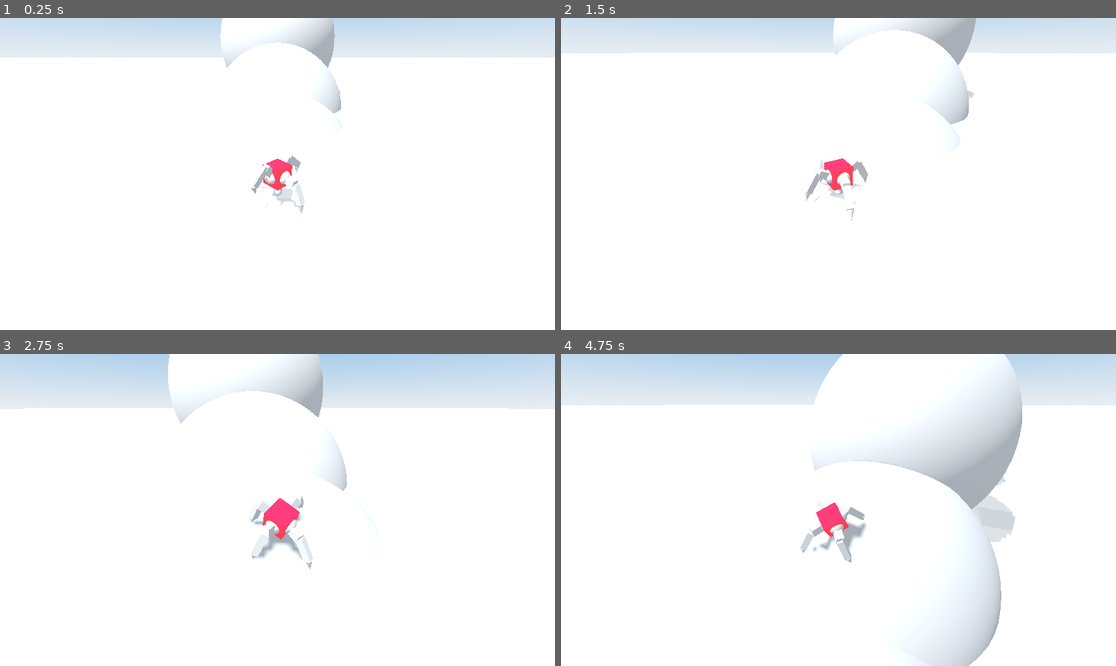
Above: before the commit, frames 1-4 (two rows, left to right).
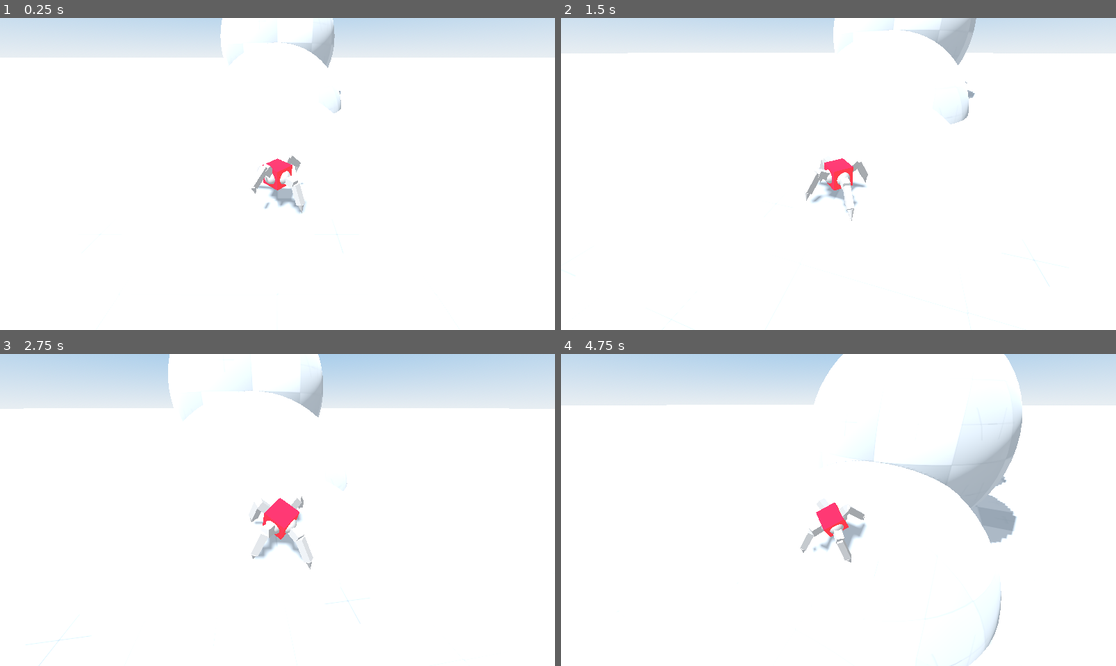
Above: after the commit, the same moments.

Repository: nickyvanurk/game-prototypes
Game: Godot game, scene res://main.tscn
The game is run twice, just before and just after one commit, with the same random seed, the same clock (stepped at 60 frames per second) and the same inputs.
Inputs (mouse positions are in pixels of both pictures, inside the frame that each line leads up to):
- Up to frame 1 (0.25 s): no input
- Up to frame 2 (1.5 s): move the mouse to (866, 174) at 0.52 s; hold Mouse wheel down (zoom_in) 0.53-1.28 s; hold W (move_forward) from 0.53 s (still down); move the mouse to (810, 174) at 1.27 s; tap Mouse wheel up (zoom_out) at 1.35 s
- Up to frame 3 (2.75 s): keep holding W (move_forward); move the mouse to (288, 503) at 2.02 s; hold Mouse wheel down (zoom_in) from 2.03 s (still down)
- Up to frame 4 (4.75 s): keep holding W (move_forward); move the mouse to (832, 516) at 2.77 s; release Mouse wheel down (zoom_in) at 2.78 s; tap Mouse wheel up (zoom_out) at 2.85, 4.35 s; move the mouse to (877, 513) at 3.52 s; hold Mouse wheel down (zoom_in) 3.53-4.28 s; move the mouse to (794, 506) at 4.27 s

The runs differ from the first frame. In frame 1, 1.0% of the frame differs, in the area x 40-62%, y 0-76%; in frame 2, 1.1%; in frame 3, 1.1%; in frame 4, 5.8%, in the area x 45-84%, y 3-100%.

Commit message:
Improve environment - player contrast

Diff:
--- a/procedural-animation/assets/blocks/light/light.tres
+++ b/procedural-animation/assets/blocks/light/light.tres
@@ -4,5 +4,6 @@
 
 [resource]
 albedo_texture = ExtResource("1")
+metallic = 0.6
 uv1_scale = Vector3(0.5, 0.5, 0.5)
 uv1_triplanar = true
--- a/procedural-animation/player/player.tscn
+++ b/procedural-animation/player/player.tscn
@@ -70,4 +70,5 @@
 script = ExtResource("5_7u64n")
 
 [node name="MeshInstance3d" type="MeshInstance3D" parent="."]
+visible = false
 mesh = SubResource("SphereMesh_c6666")
--- a/procedural-animation/world/environment.tres
+++ b/procedural-animation/world/environment.tres
@@ -15,9 +15,9 @@
 background_mode = 2
 sky = SubResource("Sky_u0r7f")
 ambient_light_source = 3
-ambient_light_color = Color(0.501961, 0.501961, 0.501961, 1)
-ambient_light_sky_contribution = 0.26
-ambient_light_energy = 5.0
+ambient_light_color = Color(0.758192, 0.758192, 0.758192, 1)
+ambient_light_sky_contribution = 0.03
+ambient_light_energy = 1.59
 tonemap_mode = 3
 tonemap_white = 1.55
 fog_light_energy = 6.74
--- a/procedural-animation/world/world.tscn
+++ b/procedural-animation/world/world.tscn
@@ -39,6 +39,7 @@
 shape = SubResource("SphereShape3D_76ea4")
 
 [node name="MeshInstance3d" type="MeshInstance3D" parent="StaticBody3d/CollisionShape3d"]
+material_override = ExtResource("2")
 mesh = SubResource("SphereMesh_k862b")
 
 [node name="StaticBody3d2" type="StaticBody3D" parent="."]
@@ -48,6 +49,7 @@
 shape = SubResource("SphereShape3D_76ea4")
 
 [node name="MeshInstance3d" type="MeshInstance3D" parent="StaticBody3d2/CollisionShape3d"]
+material_override = ExtResource("2")
 mesh = SubResource("SphereMesh_k862b")
 
 [node name="StaticBody3d3" type="StaticBody3D" parent="."]
@@ -57,6 +59,7 @@
 shape = SubResource("SphereShape3D_76ea4")
 
 [node name="MeshInstance3d" type="MeshInstance3D" parent="StaticBody3d3/CollisionShape3d"]
+material_override = ExtResource("2")
 mesh = SubResource("SphereMesh_k862b")
 
 [node name="StaticBody3d4" type="StaticBody3D" parent="."]
@@ -66,4 +69,5 @@
 shape = SubResource("SphereShape3D_76ea4")
 
 [node name="MeshInstance3d" type="MeshInstance3D" parent="StaticBody3d4/CollisionShape3d"]
+material_override = ExtResource("2")
 mesh = SubResource("SphereMesh_k862b")
